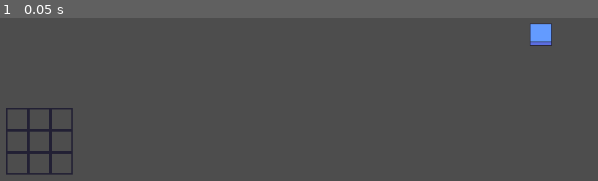
Above: before the commit, frame 1.
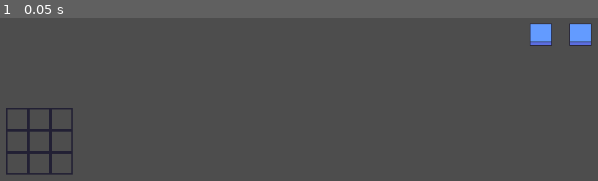
Above: after the commit, the same moment.

Repository: Kibibibit/windmills-arcade
Game: Godot game, scene res://scenes/games/TicTacToe.tscn
Same seed, same stepped clock (60 frames per second), same inputs: the game is played once before the commit and once after it. This scene is started directly instead of the project's main scene.
Inputs:
- Up to frame 1 (0.05 s): no input

The runs differ from the first frame. In frame 1, 0.5% of the frame differs, in the area x 95-99%, y 3-18%.

Commit message:
Added a back button

Diff:
--- a/scenes/components/games/TicTacToeTile.tscn
+++ b/scenes/components/games/TicTacToeTile.tscn
@@ -1,19 +1,19 @@
-[gd_scene load_steps=4 format=2]
+[gd_scene load_steps=4 format=3 uid="uid://w31vwnsucdp5"]
 
-[ext_resource path="res://sprites/games/tictactoe/tictactoe_tile_sheet.png" type="Texture2D" id=1]
-[ext_resource path="res://scripts/components/games/tictactoe/TicTacToeTile.gd" type="Script" id=2]
+[ext_resource type="Texture2D" uid="uid://djwbel8omd7eu" path="res://sprites/games/tictactoe/tictactoe_tile_sheet.png" id="1"]
+[ext_resource type="Script" path="res://scripts/components/games/tictactoe/TicTacToeTile.gd" id="2"]
 
-[sub_resource type="RectangleShape2D" id=1]
-extents = Vector2( 16, 16 )
+[sub_resource type="RectangleShape2D" id="1"]
+size = Vector2(32, 32)
 
 [node name="TicTacToeTile" type="Area2D"]
-script = ExtResource( 2 )
+script = ExtResource("2")
 
 [node name="CollisionShape2D" type="CollisionShape2D" parent="."]
-position = Vector2( 16, 16 )
-shape = SubResource( 1 )
+position = Vector2(16, 16)
+shape = SubResource("1")
 
 [node name="Sprite2D" type="Sprite2D" parent="."]
-texture = ExtResource( 1 )
+texture = ExtResource("1")
 centered = false
 vframes = 3
--- a/scenes/games/TicTacToe.tscn
+++ b/scenes/games/TicTacToe.tscn
@@ -1,47 +1,55 @@
-[gd_scene load_steps=5 format=2]
+[gd_scene load_steps=5 format=3 uid="uid://obp1ejk3euht"]
 
-[ext_resource path="res://scenes/components/games/TicTacToeTile.tscn" type="PackedScene" id=1]
-[ext_resource path="res://scripts/games/TicTacToe.gd" type="Script" id=2]
-[ext_resource path="res://scenes/components/ui/UIButton.tscn" type="PackedScene" id=3]
-[ext_resource path="res://sprites/main_menu_button_sheet.png" type="Texture2D" id=4]
+[ext_resource type="PackedScene" uid="uid://w31vwnsucdp5" path="res://scenes/components/games/TicTacToeTile.tscn" id="1"]
+[ext_resource type="Script" path="res://scripts/games/TicTacToe.gd" id="2"]
+[ext_resource type="PackedScene" uid="uid://bhjr8lnmkke6l" path="res://scenes/components/ui/UIButton.tscn" id="3"]
+[ext_resource type="Texture2D" uid="uid://c535rdg2l5bw7" path="res://sprites/main_menu_button_sheet.png" id="4"]
 
 [node name="Game" type="Node2D"]
-script = ExtResource( 2 )
+script = ExtResource("2")
 
 [node name="Board" type="Node2D" parent="."]
-position = Vector2( 228, 114 )
+position = Vector2(228, 114)
 
-[node name="TicTacToeTile" parent="Board" instance=ExtResource( 1 )]
-position = Vector2( 0, 16 )
+[node name="TicTacToeTile" parent="Board" instance=ExtResource("1")]
+position = Vector2(0, 16)
 
-[node name="TicTacToeTile2" parent="Board" instance=ExtResource( 1 )]
-position = Vector2( 32, 16 )
+[node name="TicTacToeTile2" parent="Board" instance=ExtResource("1")]
+position = Vector2(32, 16)
 
-[node name="TicTacToeTile3" parent="Board" instance=ExtResource( 1 )]
-position = Vector2( 64, 16 )
+[node name="TicTacToeTile3" parent="Board" instance=ExtResource("1")]
+position = Vector2(64, 16)
 
-[node name="TicTacToeTile4" parent="Board" instance=ExtResource( 1 )]
-position = Vector2( 0, 48 )
+[node name="TicTacToeTile4" parent="Board" instance=ExtResource("1")]
+position = Vector2(0, 48)
 
-[node name="TicTacToeTile5" parent="Board" instance=ExtResource( 1 )]
-position = Vector2( 32, 48 )
+[node name="TicTacToeTile5" parent="Board" instance=ExtResource("1")]
+position = Vector2(32, 48)
 
-[node name="TicTacToeTile6" parent="Board" instance=ExtResource( 1 )]
-position = Vector2( 64, 48 )
+[node name="TicTacToeTile6" parent="Board" instance=ExtResource("1")]
+position = Vector2(64, 48)
 
-[node name="TicTacToeTile7" parent="Board" instance=ExtResource( 1 )]
-position = Vector2( 0, 80 )
+[node name="TicTacToeTile7" parent="Board" instance=ExtResource("1")]
+position = Vector2(0, 80)
 
-[node name="TicTacToeTile8" parent="Board" instance=ExtResource( 1 )]
-position = Vector2( 32, 80 )
+[node name="TicTacToeTile8" parent="Board" instance=ExtResource("1")]
+position = Vector2(32, 80)
 
-[node name="TicTacToeTile9" parent="Board" instance=ExtResource( 1 )]
-position = Vector2( 64, 80 )
+[node name="TicTacToeTile9" parent="Board" instance=ExtResource("1")]
+position = Vector2(64, 80)
 
-[node name="NewGameButton" parent="." instance=ExtResource( 3 )]
-position = Vector2( 983, 8 )
+[node name="NewGameButton" parent="." instance=ExtResource("3")]
+position = Vector2(983, 8)
 
 [node name="Sprite2D" type="Sprite2D" parent="NewGameButton"]
-texture = ExtResource( 4 )
+texture = ExtResource("4")
 centered = false
 vframes = 3
+
+[node name="BackButton" parent="." instance=ExtResource("3")]
+position = Vector2(1040, 8)
+
+[node name="Sprite2D" type="Sprite2D" parent="BackButton"]
+texture = ExtResource("4")
+centered = false
+vframes = 3
--- a/scripts/games/GameParent.gd
+++ b/scripts/games/GameParent.gd
@@ -8,3 +8,6 @@
 
 func new_game() -> void:
 	pass
+
+func back() -> void:
+	root.switch_game("main-menu")
--- a/scripts/games/TicTacToe.gd
+++ b/scripts/games/TicTacToe.gd
@@ -3,6 +3,8 @@
 
 
 @onready var new_game_button = $NewGameButton
+@onready var back_button = $BackButton
+
 var player: int = 0
 
 var running: bool = false
@@ -33,6 +35,7 @@
 	for key in tile_map.keys():
 		tile_map[key].connect("tile_pressed",Callable(self,"_on_tile_pressed").bind(key))
 	new_game_button.connect("button_released",Callable(self,"new_game"))
+	back_button.connect("button_released",Callable(self,"back"))
 
 func get_tile(x: int, y:int):
 	return tile_map["%d,%d"%[x,y]]
